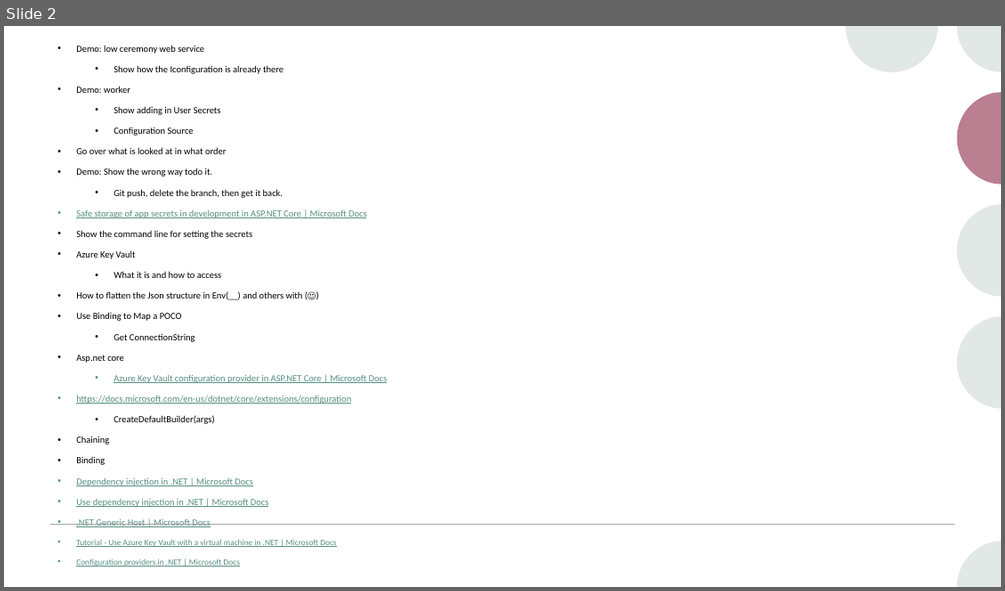
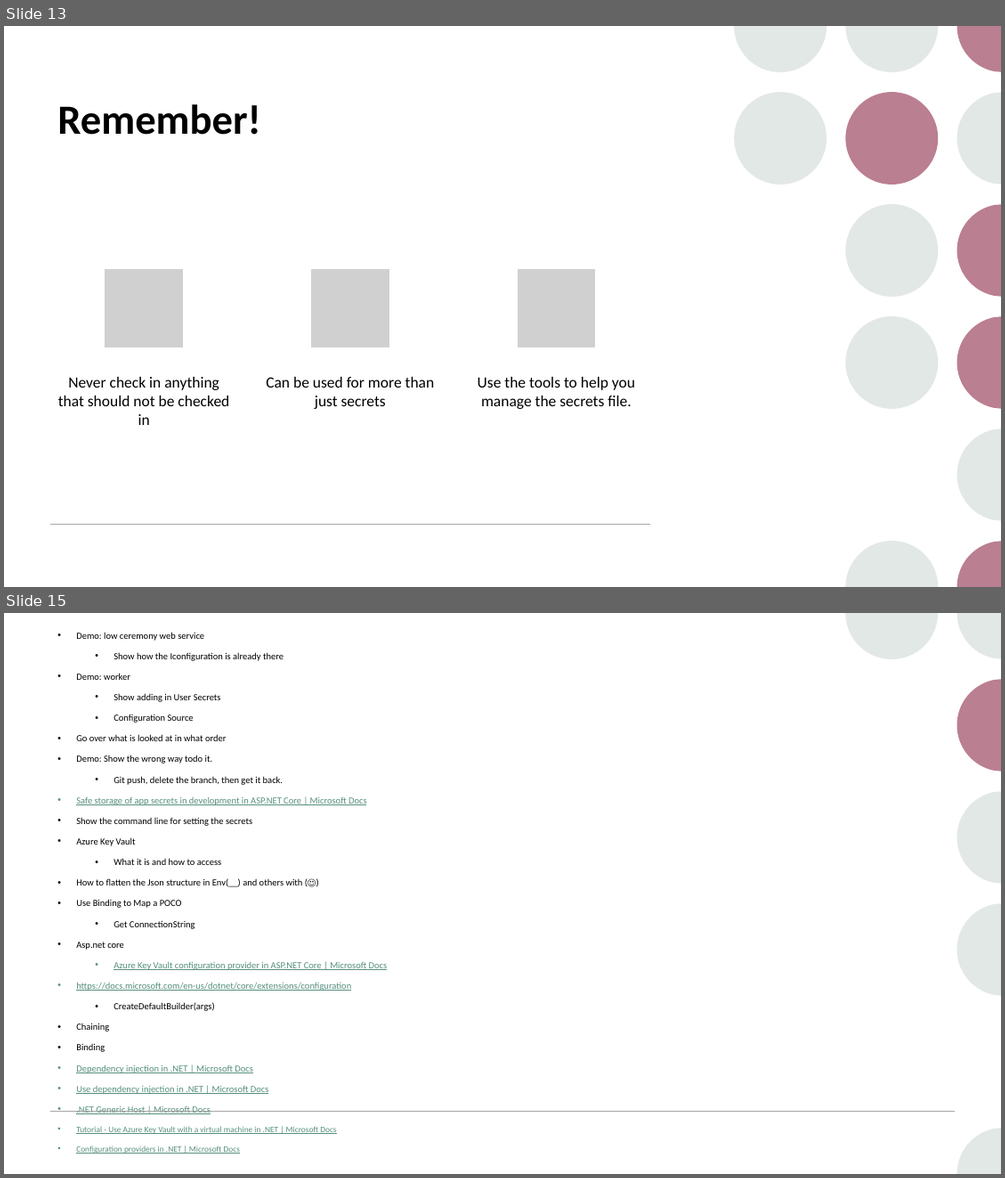
Before and after one commit to pulcher/stop-checking-in-secrets, a slide deck: stop-checking-in-secrets.pptx. Shown one above the other, each under a label of ours: slide 2 before the commit, slides 13 and 15 after it; the slides between them are not shown. The pictures are 1005x591 and 1005x1178 pixels, drawn with LibreOffice and Linux fonts; fonts in the diff are those of the drawing; grey boxes stand for pictures. Boxes give left, top, right and bottom in pixels: in the first picture for what was removed or moved away, otherwise in the second. Text is boxed around its words. In the diff, an @@ line names an element or a change of style, - is before the commit and + after.

```diff
--- a/stop-checking-in-secrets.pptx
+++ b/stop-checking-in-secrets.pptx
@@ slide 13 added at [4, 26, 1001, 587], background #FFFFFF; not listed: 8 template elements that a slide beside it also shows @@
@@ group added at [734, 26, 938, 409]: 4 ellipses, 1 freeform shape @@
@@ title added at [57, 104, 260, 135], 40 pt, text #000000, bold @@
+Remember!
@@ group added at [58, 269, 635, 425]: 3 pictures, 3 texts @@
+Never check in anything that should not be checked in
+Can be used for more than just secrets
+Use the tools to help you manage the secrets file.
@@ line added from (50, 524) to (650, 524), #A6A6A6 1 pt @@
@@ what was slide 2 is now slide 15 @@
```
Also in this commit, not shown: 1 slide changed, 12 other slides added, 1 other file.
